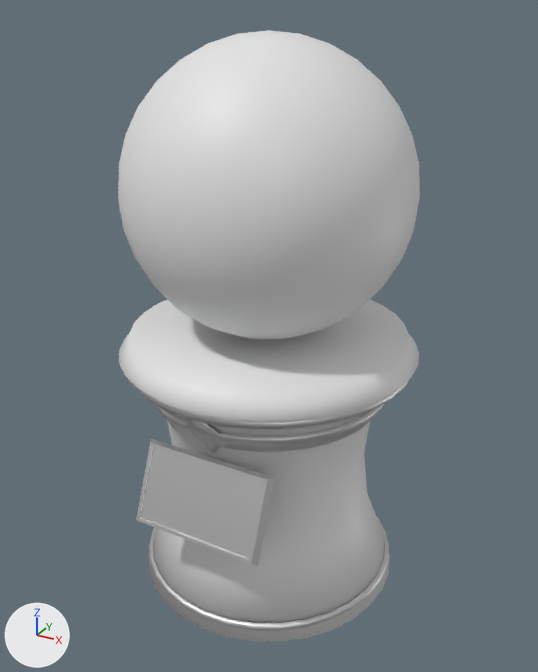
An edit to the Blender file VRC-Shader-Fun/Assets/Props/Shader Pedistal/Blender/Shader Pedistal.blend, drawn before and after from the same camera.
The view is the same before and after, from a camera (50 mm lens) standing at (1.203, -2.186, 2.061) and looking at (0.006, -0.01, 0.973). The axes (+X, +Y, +Z) are drawn at lower left. The lights are the same throughout.

Names of what the first picture shows: 'Description Plaque', 'Shader Pedistal', 'Shader Sphere'.
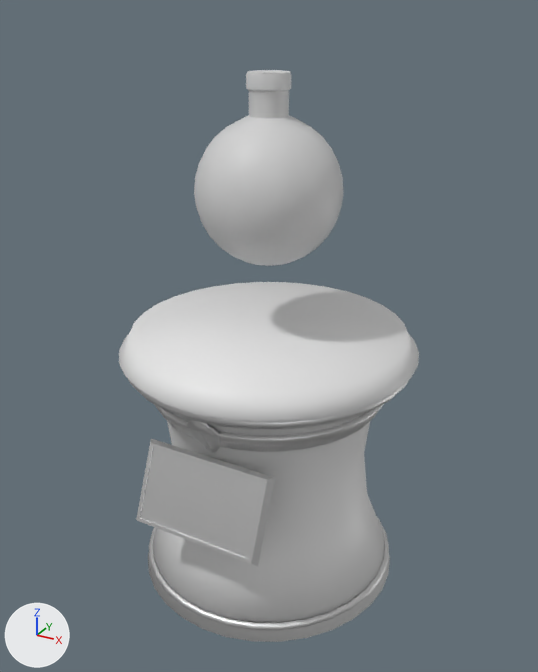
What changed in the scene script:
```text
Change ob_shader_sphere:
    add ob_shader_sphere.hide_set(True)
Change ob_shader_bottle:
    remove ob_shader_bottle.hide_set(True)
```

Pixel boxes [x1, y1, x2, y2] of what changed, in the pictures (538 x 672 px):
'Shader Sphere', hidden: before [118, 30, 420, 340]
'Shader Bottle', shown: after [194, 70, 344, 266]
